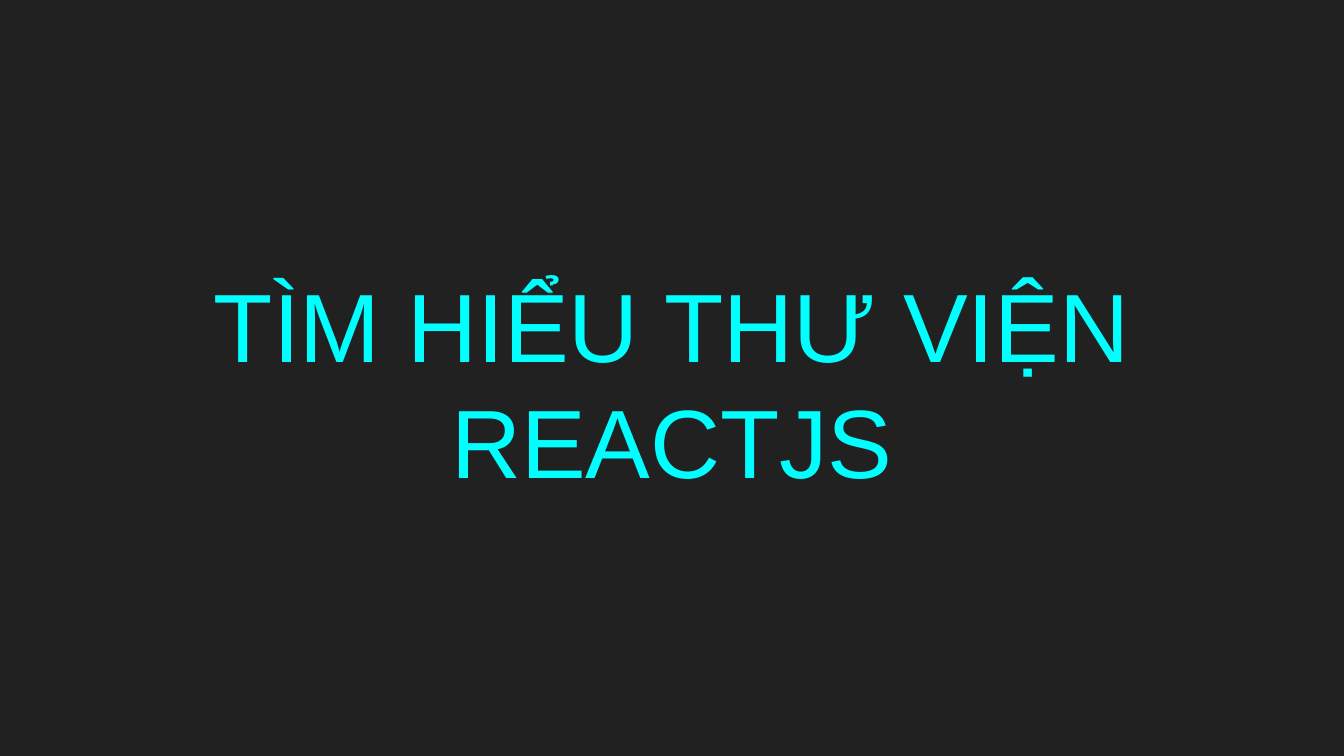
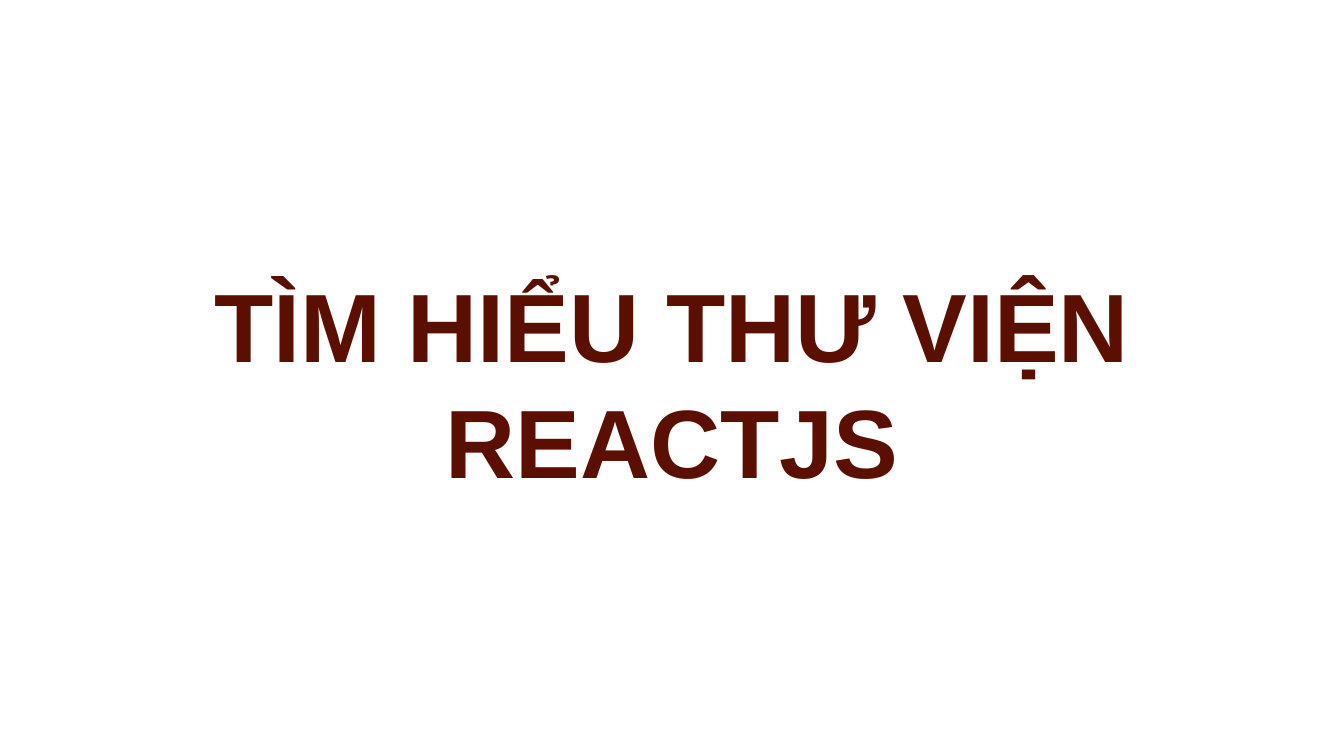
Before and after one commit to AlE-dip/ReactJS_News, a slide deck: slide 2 of slide_báo_cáo.pptx. Drawn at 1344x756 pixels with LibreOffice and Linux fonts; fonts in the diff are those of the drawing. Boxes give left, top, right and bottom in pixels: in the first picture for what was removed or moved away, otherwise in the second. Text is boxed around its words. In the diff, an @@ line names an element or a change of style, - is before the commit and + after.

```diff
--- a/slide_báo_cáo.pptx
+++ b/slide_báo_cáo.pptx
@@ background #212121 to #FFFFFF @@
@@ title "TÌM HIỂU THƯ VIỆN REACTJS" at (x1=214, y1=284, x2=1129, y2=479): text colour #00FFFF to #5B0F00, bold on @@
```
Also in this commit, not shown: 20 other slides changed, 2 slides removed.
